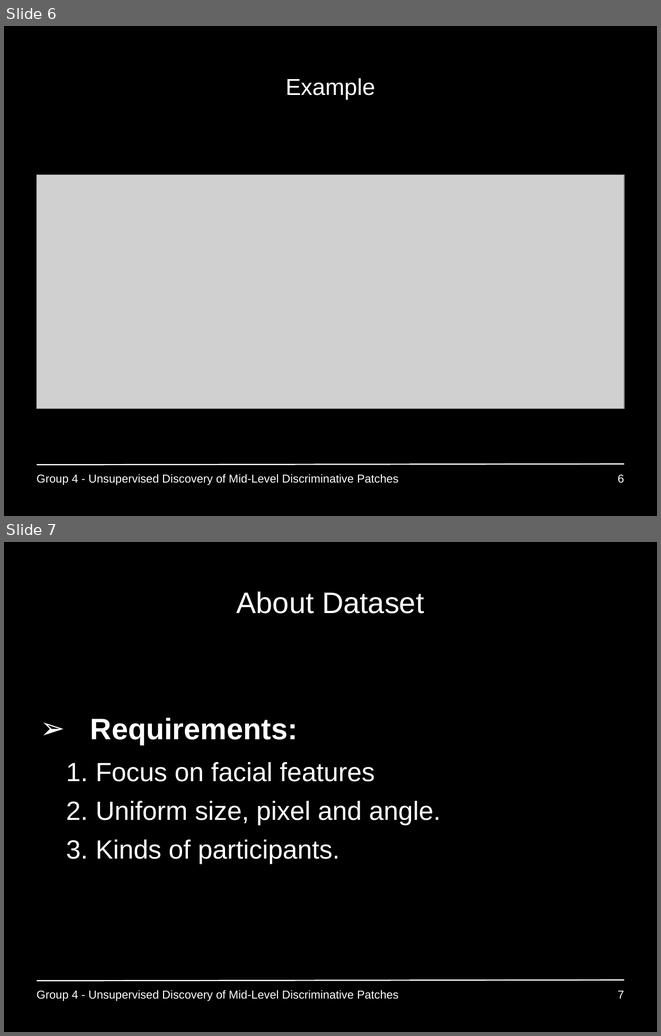
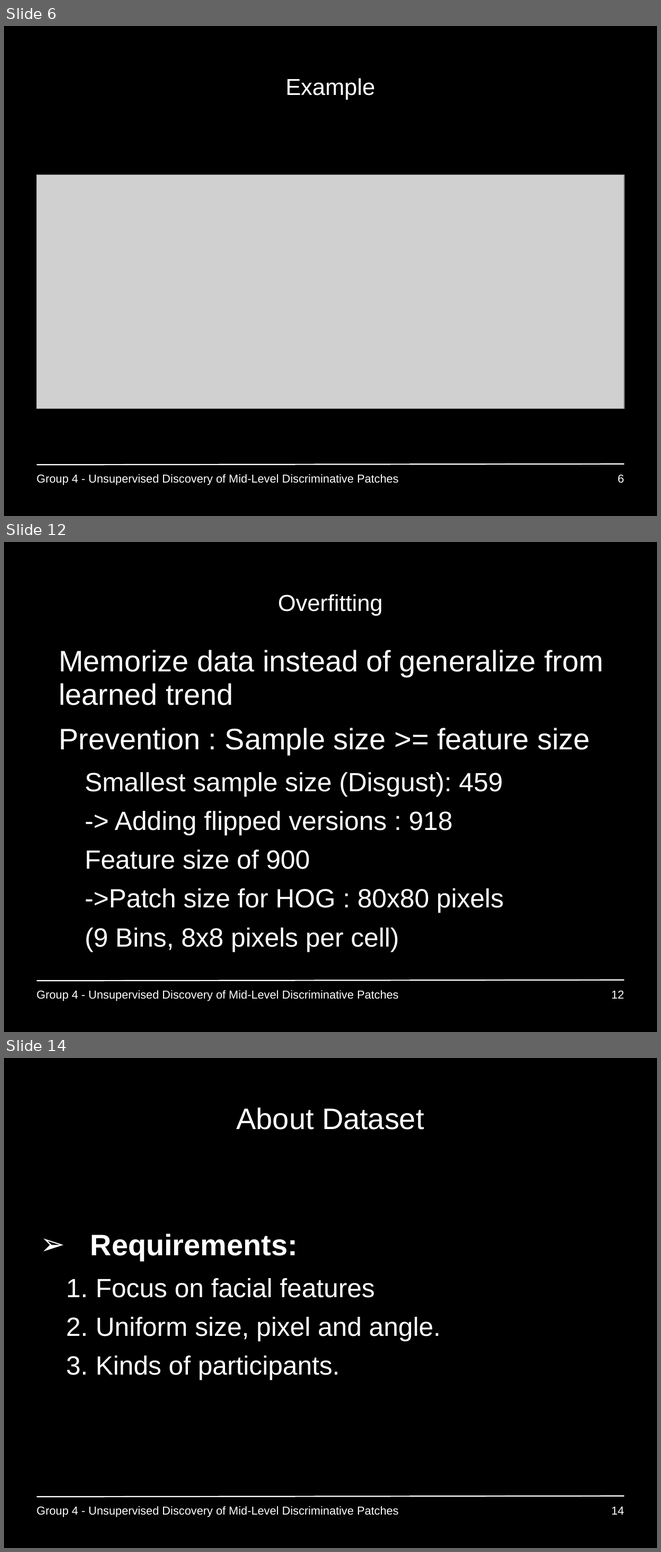
Before and after one commit to GiannisPapadopoulos/DiscriminativePatches, a slide deck: presentations/period3/MAI_Project1_Group4.ppt. Shown one above the other, each under a label of ours: slides 6 and 7 before the commit, slides 6, 12 and 14 after it; the slides between them are not shown. The pictures are 661x1036 and 661x1552 pixels, drawn with LibreOffice and Linux fonts; fonts in the diff are those of the drawing; grey boxes stand for pictures; background and template pictures are left out. Boxes give left, top, right and bottom in pixels: in the first picture for what was removed or moved away, otherwise in the second. Text is boxed around its words. In the diff, an @@ line names an element or a change of style, - is before the commit and + after.

```diff
--- a/presentations/period3/MAI_Project1_Group4.ppt
+++ b/presentations/period3/MAI_Project1_Group4.ppt
@@ slide 12 added at box(4, 542, 657, 1032), background #000000; not listed: 1 template element that a slide beside it also shows @@
@@ title added at box(278, 594, 383, 616), 28 pt, text #FFFFFF @@
+Overfitting
@@ text added at box(59, 650, 603, 951), 32 pt, text #FFFFFF @@
+• Memorize data instead of generalize from learned trend
+• Prevention : Sample size >= feature size
+  – Smallest sample size (Disgust): 459
+  -> Adding flipped versions : 918
+  – Feature size of 900
+  ->Patch size for HOG : 80x80 pixels
+  (9 Bins, 8x8 pixels per cell)
@@ text added at box(36, 990, 399, 1000), 14 pt, text #FFFFFF @@
+Group 4 - Unsupervised Discovery of Mid-Level Discriminative Patches
@@ page number added at box(611, 990, 624, 998), 14 pt, text #FFFFFF @@
+12
@@ what was slide 7 is now slide 14 @@
@@ page number at box(611, 1506, 624, 1514): text changed @@
-7
+14
```
Also in this commit, not shown: 11 slides changed, 6 other slides added.
